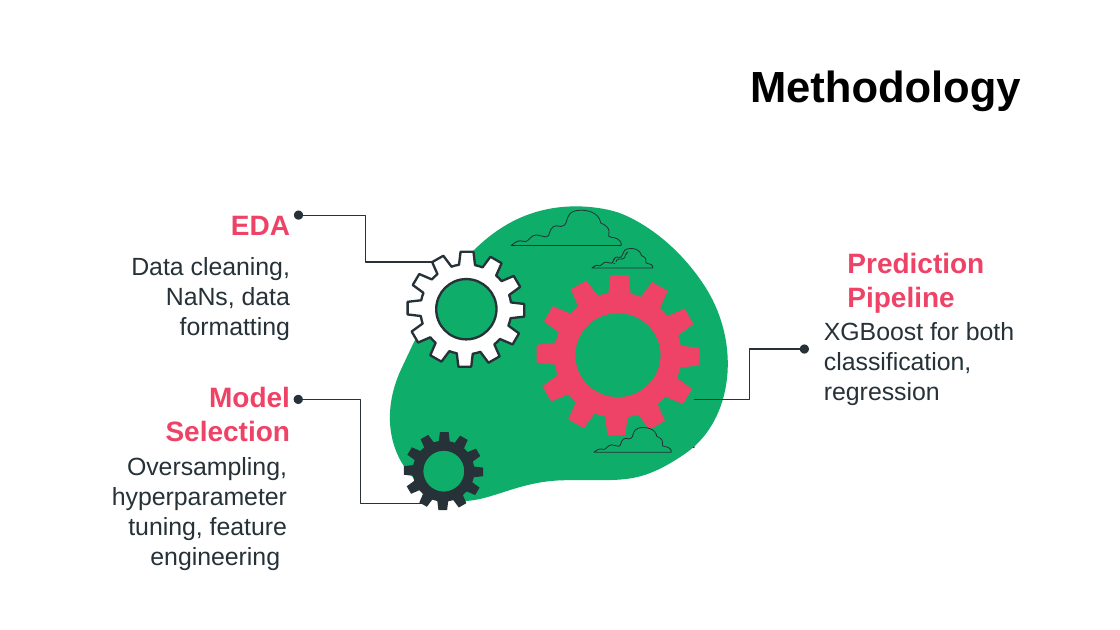
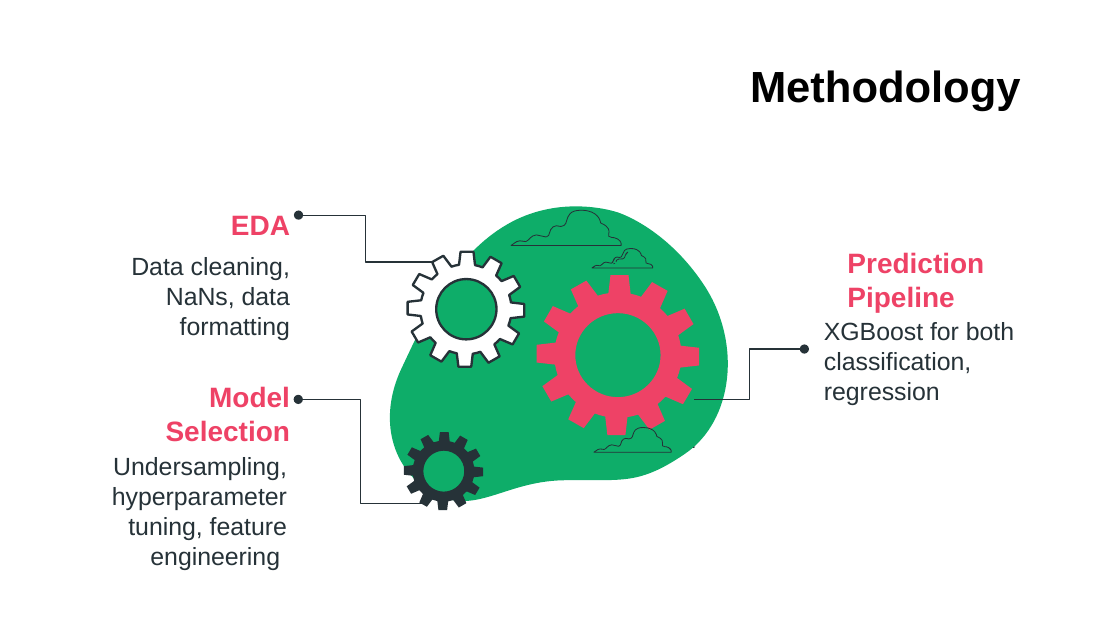
Before and after one commit to mdominguez2010/Loan-Loss, a slide deck: slide 9 of presentation/presentation_final_draft.pptx. Drawn at 1120x630 pixels with LibreOffice and Linux fonts; fonts in the diff are those of the drawing. Boxes give left, top, right and bottom in pixels: in the first picture for what was removed or moved away, otherwise in the second. Text is boxed around its words. In the diff, an @@ line names an element or a change of style, - is before the commit and + after.

```diff
--- a/presentation/presentation_final_draft.pptx
+++ b/presentation/presentation_final_draft.pptx
@@ subtitle at box(112, 457, 287, 570): text changed @@
-Oversampling, hyperparameter tuning, feature engineering
+Undersampling, hyperparameter tuning, feature engineering
```
Also in this commit, not shown: 2 other slides changed, 3 slides added, 2 slides removed, 1 other file.
